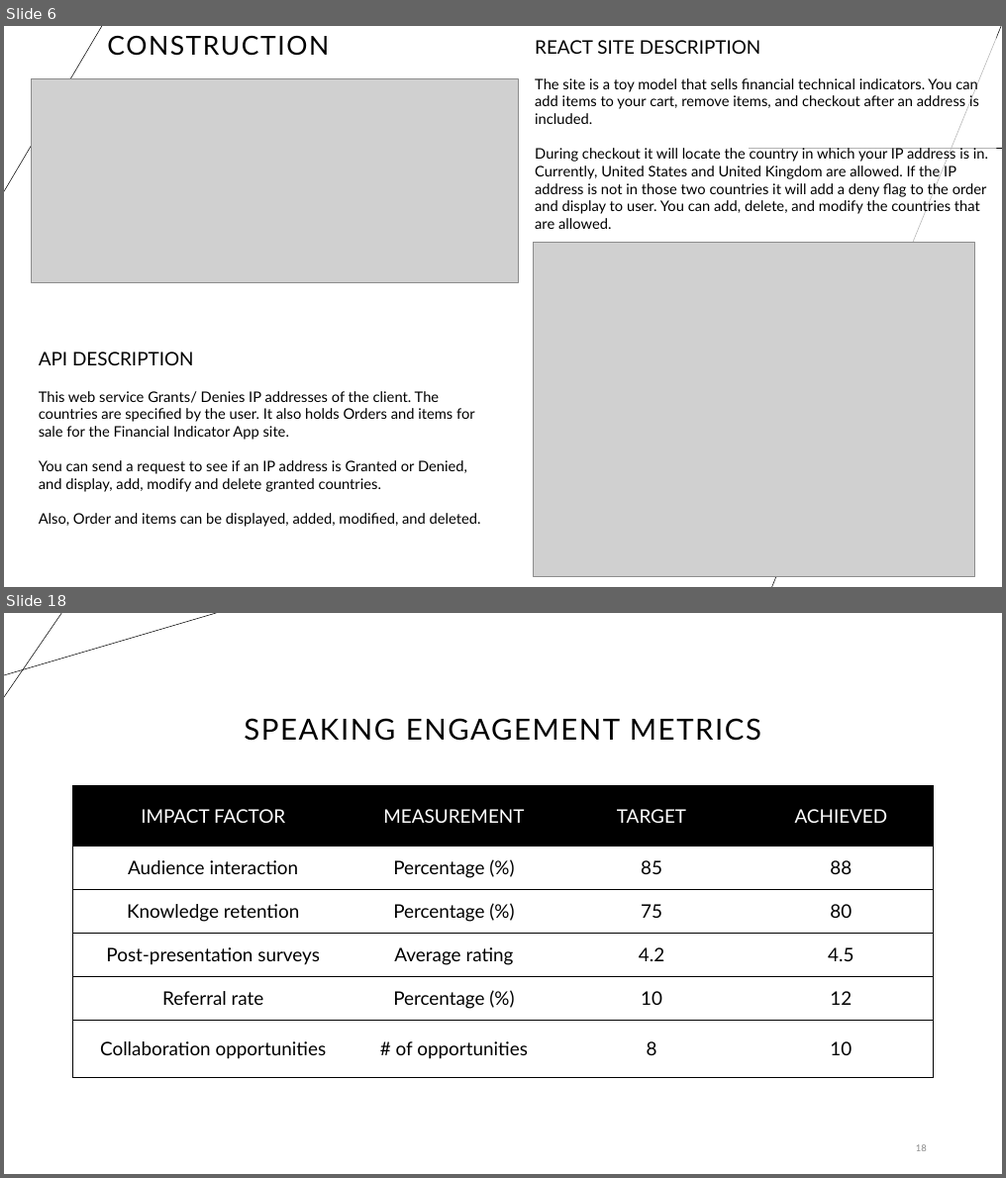
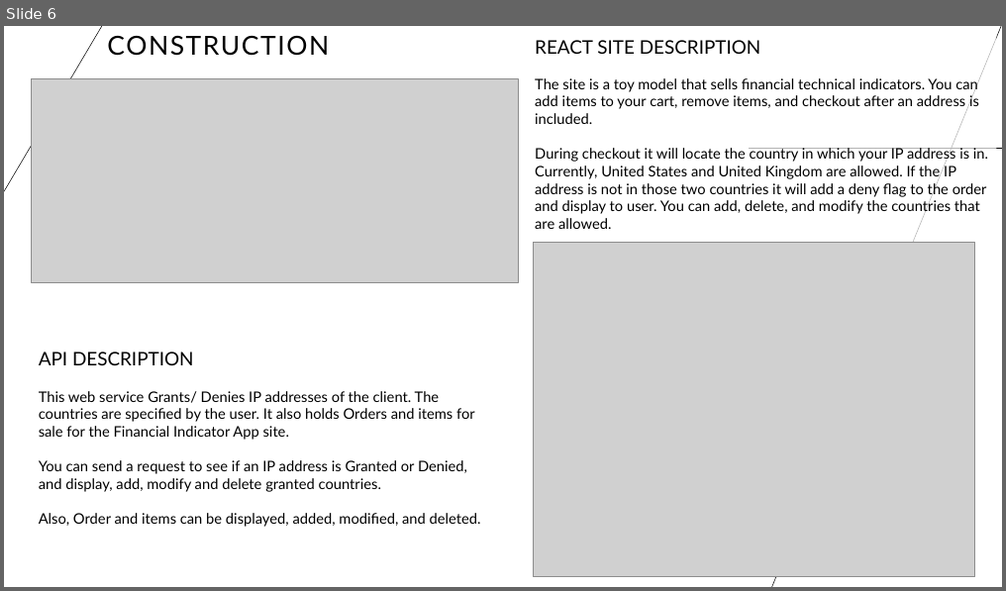
Before and after one commit to supracharger/WebAPI_FinalProject_REACT, a slide deck: Overview.pptx. Shown one above the other, each under a label of ours: slides 6 and 18 before the commit, slide 6 after it; the slides between them are not shown. The pictures are 1006x1178 and 1006x591 pixels, drawn with LibreOffice and Linux fonts; fonts in the diff are those of the drawing; grey boxes stand for pictures. Boxes give left, top, right and bottom in pixels: in the first picture for what was removed or moved away, otherwise in the second. Text is boxed around its words. In the diff, an @@ line names an element or a change of style, - is before the commit and + after.

```diff
--- a/Overview.pptx
+++ b/Overview.pptx
@@ slide 18 removed at (4,613,1002,1174), background #FFFFFF @@
@@ line removed from (4, 675) to (216, 613) @@
@@ line removed from (61, 613) to (4, 697) @@
@@ title removed at (244,718,761,741) @@
-SPEAKING ENGAGEMENT METRICS
@@ table removed at (73,786,935,1078), 6 rows, 4 columns @@
-IMPACT FACTOR | MEASUREMENT | TARGET | ACHIEVED
-Audience interaction | Percentage (%) | 85 | 88
-Knowledge retention | Percentage (%) | 75 | 80
-Post-presentation surveys | Average rating | 4.2 | 4.5
-Referral rate | Percentage (%) | 10 | 12
-Collaboration opportunities | # of opportunities | 8 | 10
@@ page number removed at (916,1145,927,1152) @@
-18
```
Also in this commit, not shown: 6 slides added, 12 other slides removed, 4 other files.
